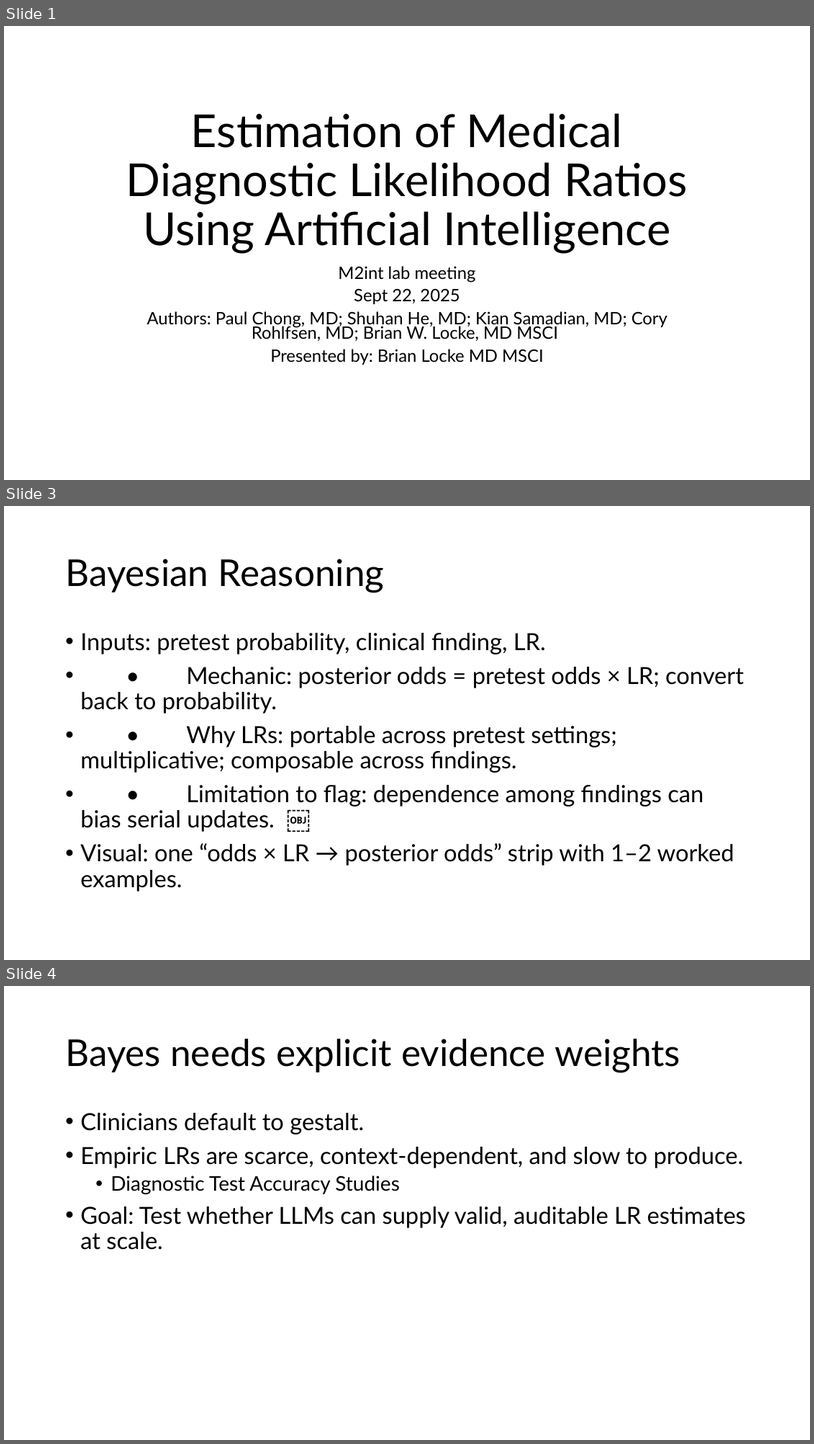
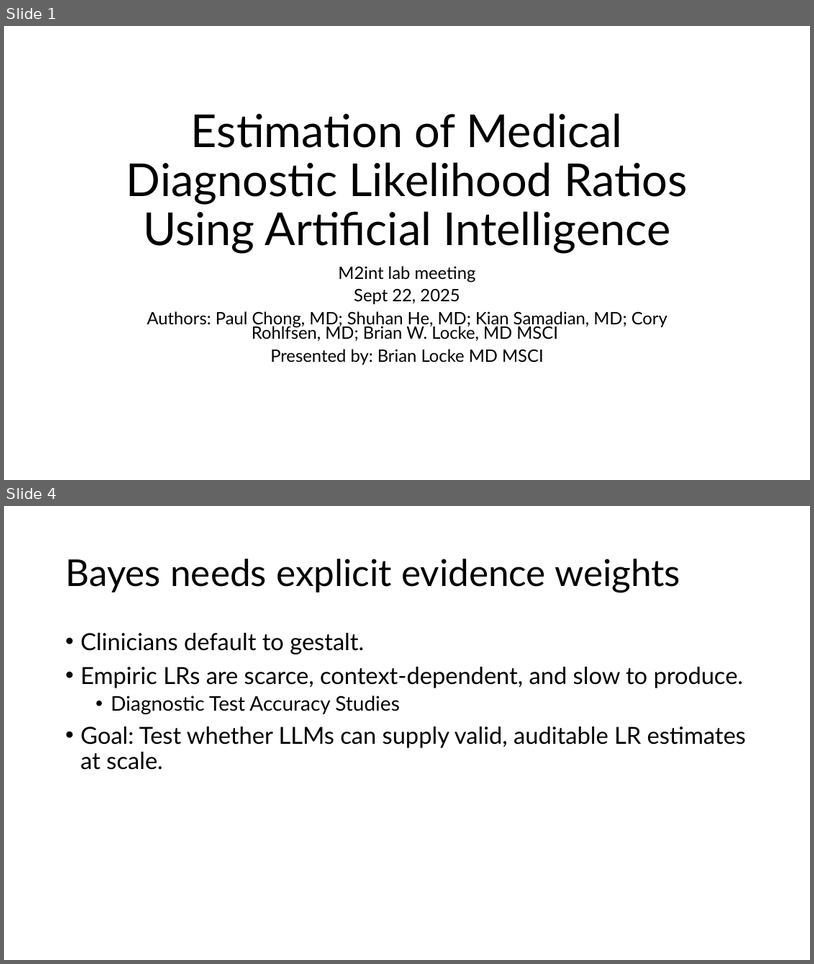
Before and after one commit to reblocke/llm_estimate_lrs, a slide deck: 2025-9-22 locke m2int lab LLM LRs.pptx. Shown one above the other, each under a label of ours: slides 1, 3 and 4 before the commit, slides 1 and 4 after it; the slides between them are not shown. The pictures are 814x1444 and 814x964 pixels, drawn with LibreOffice and Linux fonts; fonts in the diff are those of the drawing. Boxes give left, top, right and bottom in pixels: in the first picture for what was removed or moved away, otherwise in the second. Text is boxed around its words. In the diff, an @@ line names an element or a change of style, - is before the commit and + after.

```diff
--- a/2025-9-22 locke m2int lab LLM LRs.pptx
+++ b/2025-9-22 locke m2int lab LLM LRs.pptx
@@ slide 3 removed at [4,506,810,960], background #FFFFFF @@
@@ title removed at [65,559,385,592] @@
-Bayesian Reasoning
@@ text removed at [80,633,744,891] @@
-• Inputs: pretest probability, clinical finding, LR.
-• • Mechanic: posterior odds = pretest odds × LR; convert back to probability.
-• • Why LRs: portable across pretest settings; multiplicative; composable across findings.
-• • Limitation to flag: dependence among findings can bias serial updates. ￼
-• Visual: one “odds × LR → posterior odds” strip with 1–2 worked examples.
```
Also in this commit, not shown: 10 slides changed, 3 slides added, 4 other slides removed, 1 other file.
